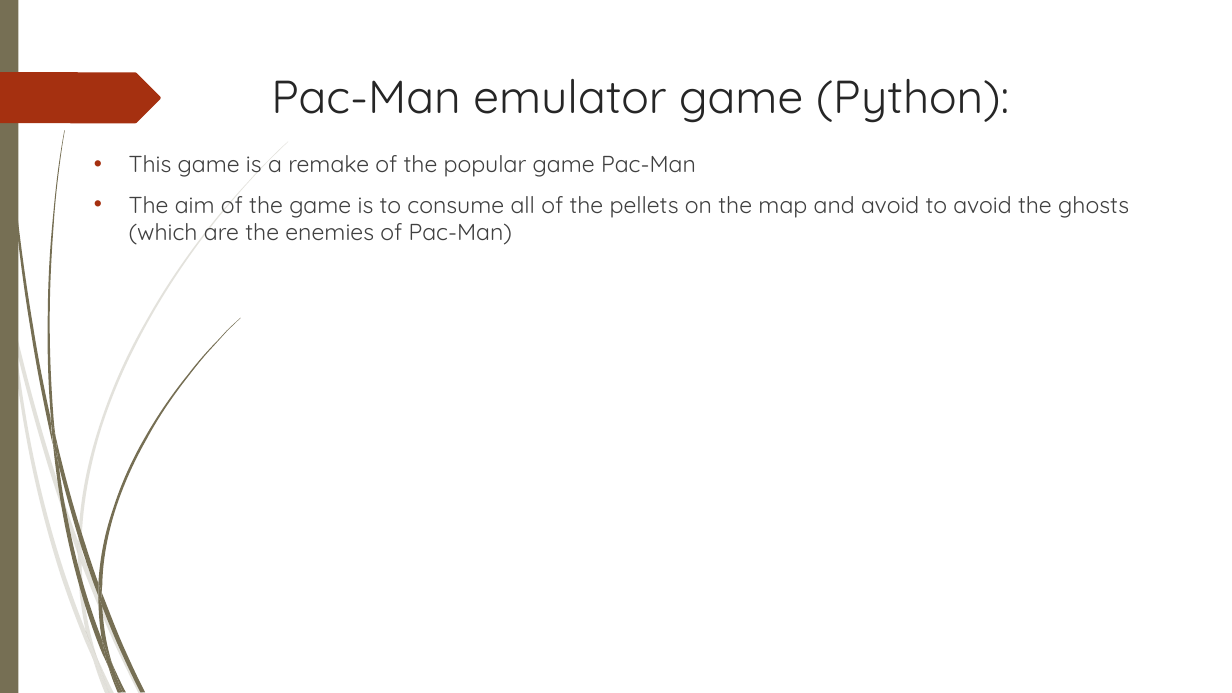
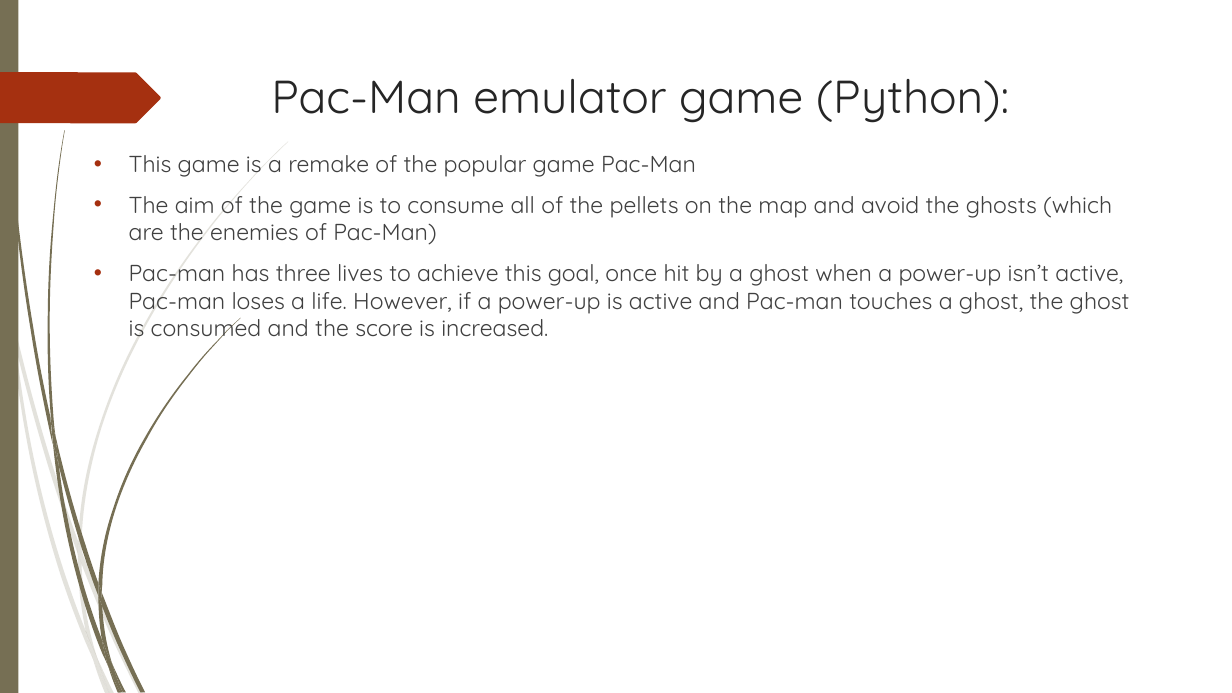
Before and after one commit to H-Tween/PR1-Pac-Man, a slide deck: slide 1 of Pac-Man (Python) PowerPoint Presentation.pptx. Drawn at 1232x693 pixels with LibreOffice and Linux fonts; fonts in the diff are those of the drawing; background and template pictures are left out. Boxes give left, top, right and bottom in pixels: in the first picture for what was removed or moved away, otherwise in the second. Text is boxed around its words. In the diff, an @@ line names an element or a change of style, - is before the commit and + after.

Commit message:
Updated powerpoint

```diff
--- a/Pac-Man (Python) PowerPoint Presentation.pptx
+++ b/Pac-Man (Python) PowerPoint Presentation.pptx
@@ text at (x1=129, y1=196, x2=1130, y2=342): text changed @@
-• The aim of the game is to consume all of the pellets on the map and avoid to avoid the ghosts (which are the enemies of Pac-Man)
+• The aim of the game is to consume all of the pellets on the map and avoid the ghosts (which are the enemies of Pac-Man)
+• Pac-man has three lives to achieve this goal, once hit by a ghost when a power-up isn’t active, Pac-man loses a life. However, if a power-up is active and Pac-man touches a ghost, the ghost is consumed and the score is increased.
```
Also in this commit, not shown: 6 other slides changed.
